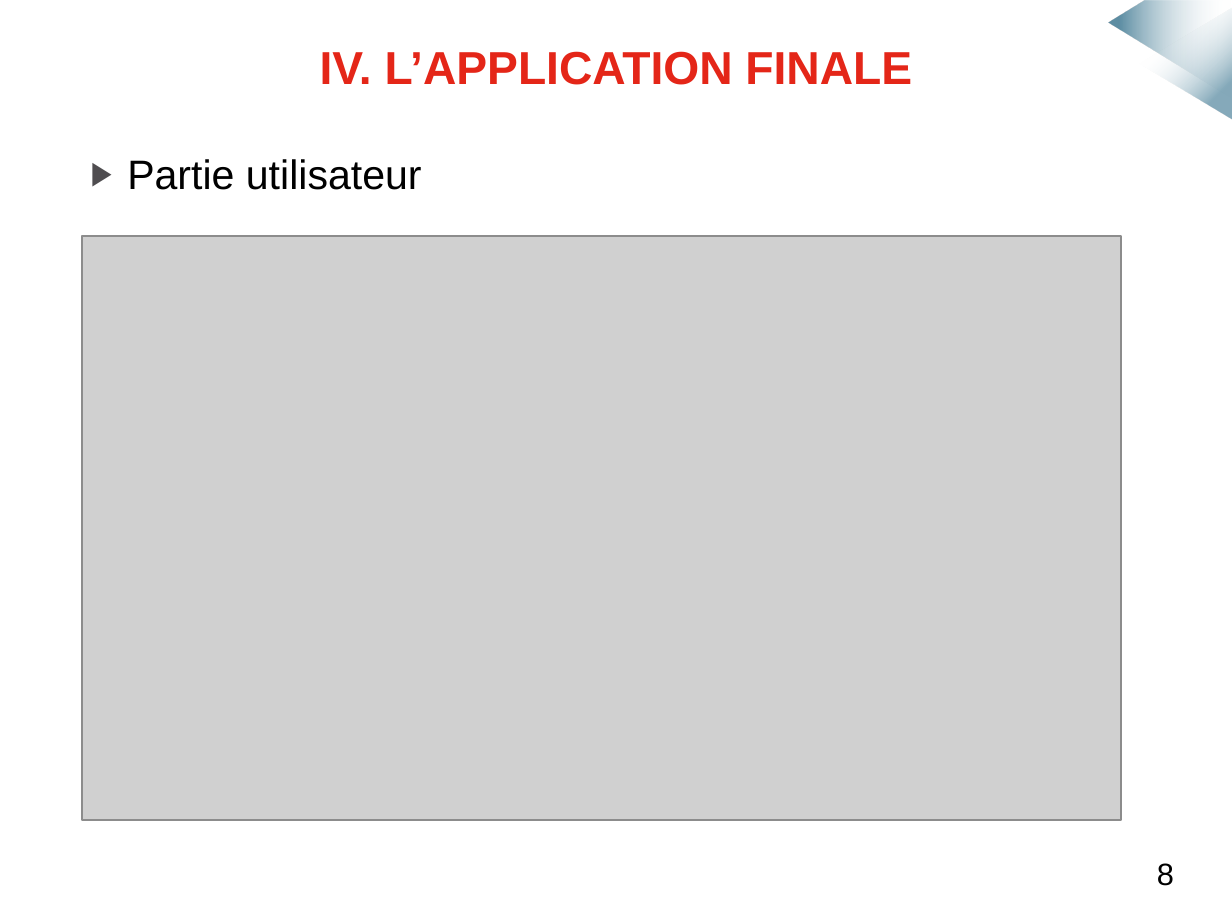
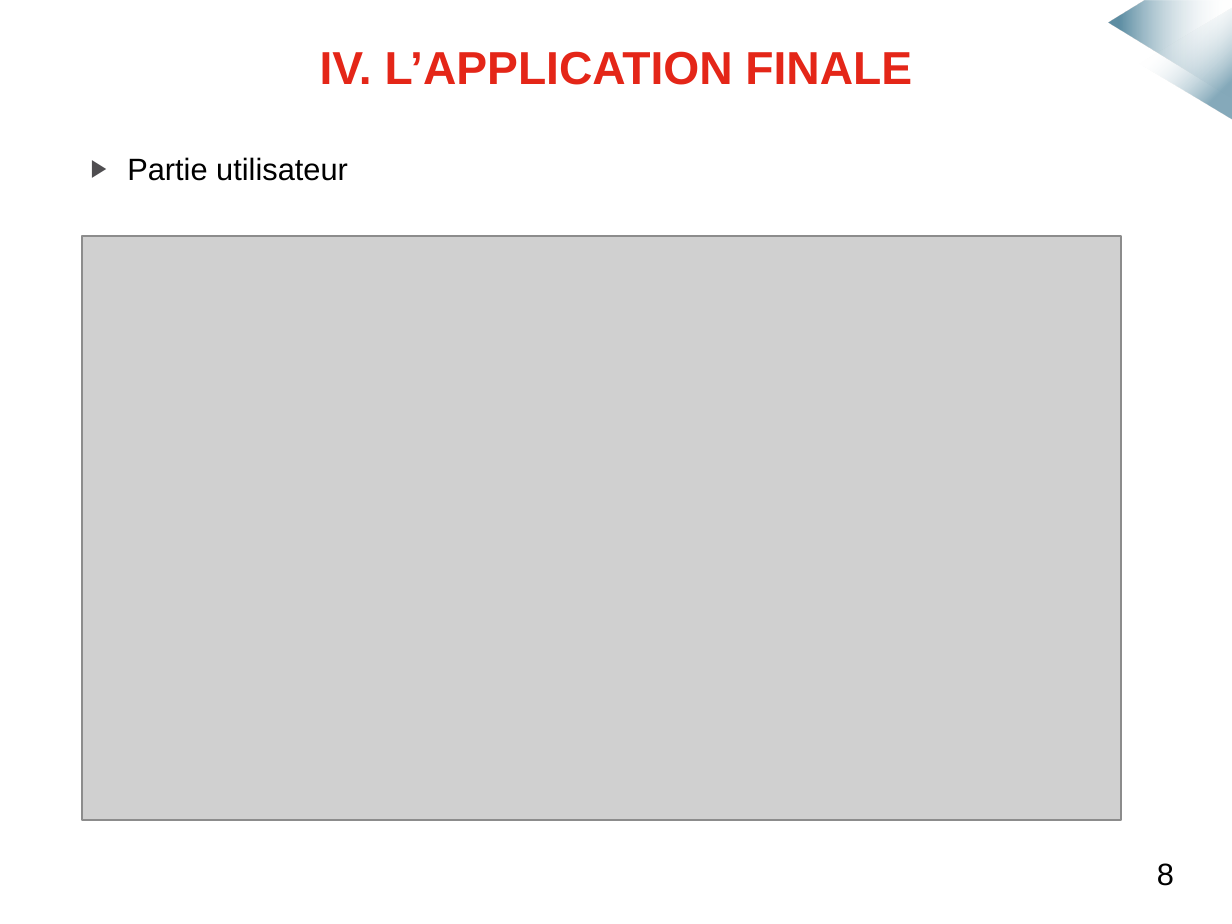
Before and after one commit to mmeven/EP_Domotique_Tablette, a slide deck: slide 12 of Rendu/Diapo_soutenance.pptx. Drawn at 1232x924 pixels with LibreOffice and Linux fonts; fonts in the diff are those of the drawing; grey boxes stand for pictures; background and template pictures are left out. Boxes give left, top, right and bottom in pixels: in the first picture for what was removed or moved away, otherwise in the second. Text is boxed around its words. In the diff, an @@ line names an element or a change of style, - is before the commit and + after.

```diff
--- a/Rendu/Diapo_soutenance.pptx
+++ b/Rendu/Diapo_soutenance.pptx
@@ text "Partie utilisateur" at (127, 157, 348, 181): size 24 to 18 pt; less space between paragraphs @@
```
Also in this commit, not shown: 7 other slides changed.
